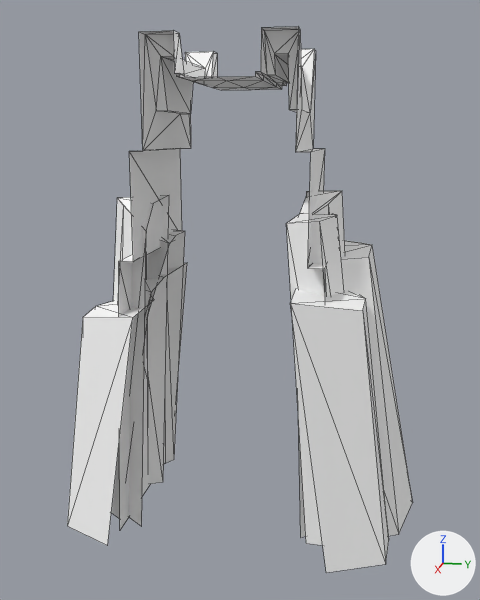
The glTF model assets/synty/simple_fantasy/models/SF_Bld_Undead_Castle_Wall_01.glb, before and after one commit.
Rendered twice from a 50 mm lens placed at (0.2286, 0.0168, 0.0348), pointed at (0.0261, -0.0237, -0.0158). The axes (+X, +Y, +Z) are drawn at lower right. The lights are the same throughout. Mesh edges are drawn as thin lines.

Objects in the first picture: 'SF_Bld_Undead_Castle_Wall_01'.
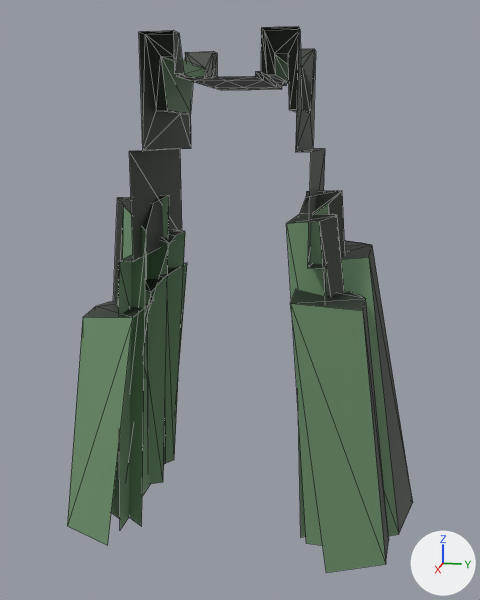
What differs and where, as boxes (x1, y1, x2, y2) in the pictures (480 x 600 px):
'SF_Bld_Undead_Castle_Wall_01', surface changed: (67, 27, 413, 573) in both

What the commit changed:
Picture 'Undead_Footman_01' (img_undead_footman_01) is new.
In material 'lambert1' (mat_lambert1), base_color is no longer (1.0, 1.0, 1.0), white #ffffff.
In material 'lambert1' (mat_lambert1), texture is now set to img_undead_footman_01.
